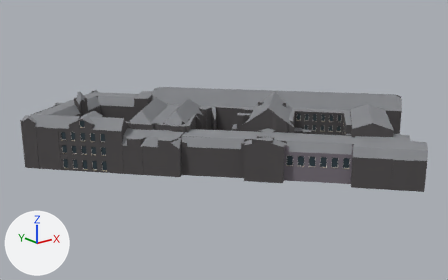
The glTF model public/canal-drive/models/ordinary-buildings/recipe-large-pand-165427.glb as it was, and as the next commit left it.
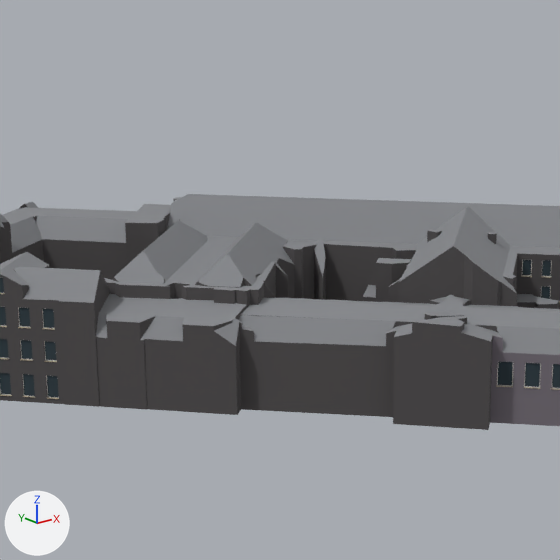
Each version appears first whole from a 50 mm camera at (-133.1, -168.3, 74.7) aimed at (-0.4, -2.4, 8.3), and next in a close-up on the part from 18% to 70% of the width and 3% to 85% of the height. Arrows for +X, +Y and +Z are at lower left; the lights stay in place. The older version's two pictures come first. Vertices at exactly the same position are counted once.

Script lines for the objects in view, before the commit:
```python
me_pand_165427 = bpy.data.meshes.new('pand-165427')
me_pand_165427.from_pydata(...)  # 5927 vertices, 8855 faces; spans x -58.7..62.1, y -64.5..59.0, z 0.0..23.2
me_pand_165427.materials.append(mat_413e3f_brick_measured)  # dark grey #413e3f
me_pand_165427.materials.append(mat_2a2a2a_door)  # black #2a2a2a
me_pand_165427.materials.append(mat_efece4_frame)  # white #efece4
me_pand_165427.materials.append(mat_6a4536_frame)  # brown #6a4536
me_pand_165427.materials.append(mat_2a3a42_glass)  # dark blue #2a3a42
me_pand_165427.materials.append(mat_87898d_slate_measured)  # grey #87898d
me_pand_165427.materials.append(mat_87898d_bitumen_measured)  # grey #87898d
me_pand_165427.materials.append(mat_c8bb9c_stone)  # beige #c8bb9c
me_pand_165427.materials.append(mat_4f4c4d_brick_measured)  # dark grey #4f4c4d
me_pand_165427.materials.append(mat_413f3d_brick_measured)  # dark grey #413f3d
me_pand_165427.materials.append(mat_414040_brick_measured)  # dark grey #414040
me_pand_165427.materials.append(mat_756e77_brick_measured)  # grey #756e77
me_pand_165427.materials.append(mat_574f49_brick_measured)  # dark grey #574f49
me_pand_165427.materials.append(mat_4f4c4d_brick_measured_grid)  # dark grey #4f4c4d
ob_pand_165427 = bpy.data.objects.new('pand-165427', me_pand_165427)
ob_pand_165427.location = (0.0, 0.0, 0.0)
```
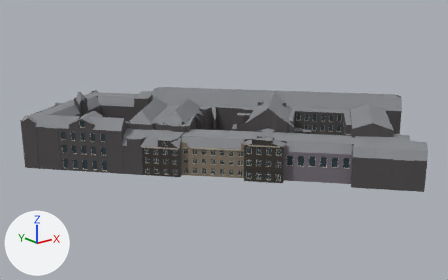
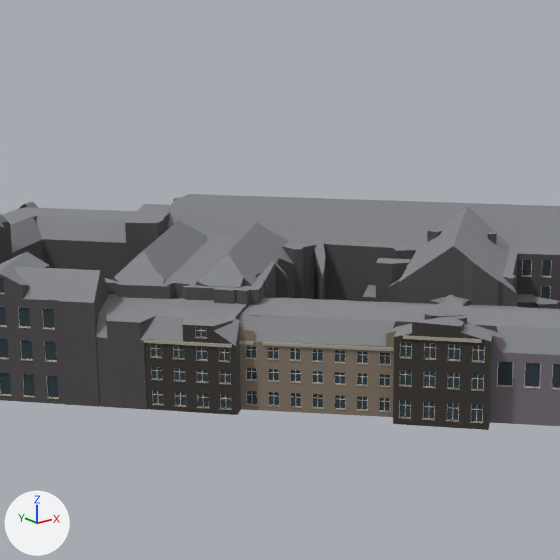
Diff of the bpy script that builds the scene:
```diff
--- a/public/canal-drive/models/ordinary-buildings/recipe-large-pand-165427.glb.py
+++ b/public/canal-drive/models/ordinary-buildings/recipe-large-pand-165427.glb.py
@@ mat_a8a294_stone @@
+mat_a8a294_stone = principled_material('a8a294_stone')
+mat_a8a294_stone.base_color = (0.392, 0.361, 0.296)  # grey #a8a294
+mat_a8a294_stone.roughness = 0.9
@@ mat_393430_brick_measured @@
+mat_393430_brick_measured = principled_material('393430_brick_measured')
+mat_393430_brick_measured.base_color = (0.0409, 0.0343, 0.0296)  # dark grey #393430
+mat_393430_brick_measured.roughness = 0.9
@@ mat_4f4c4d_brick @@
+mat_4f4c4d_brick = principled_material('4f4c4d_brick')
+mat_4f4c4d_brick.base_color = (0.0782, 0.0723, 0.0742)  # dark grey #4f4c4d
+mat_4f4c4d_brick.roughness = 0.9
@@ mat_857869_brick_measured @@
+mat_857869_brick_measured = principled_material('857869_brick_measured')
+mat_857869_brick_measured.base_color = (0.235, 0.188, 0.141)  # brown #857869
+mat_857869_brick_measured.roughness = 0.9
@@ mat_d8d4c8_frame @@
+mat_d8d4c8_frame = principled_material('d8d4c8_frame')
+mat_d8d4c8_frame.base_color = (0.687, 0.658, 0.578)  # light grey #d8d4c8
+mat_d8d4c8_frame.roughness = 0.9
@@ me_pand_165427 @@
 # used by ob_pand_165427; location = (0.0, 0.0, 0.0)
-me_pand_165427.from_pydata(...)  # 5927 vertices, 8855 faces; spans x -58.7..62.1, y -64.5..59.0, z 0.0..23.2
+me_pand_165427.from_pydata(...)  # 9867 vertices, 14246 faces; spans x -58.7..62.1, y -64.5..59.0, z 0.0..23.2
+# me_pand_165427 part 1: 7 vertices removed from x -26.6..-1.2, y -28.1..0.2, z 0.0; 1872 vertices added at x -30.5..1.1, y -30.6..4.4, z 0.7..12.8
+# me_pand_165427 part 2: 3 faces spanning x -20.0..-5.2, y -19.7..-3.8, z 10.1..12.8 switch from mat_4f4c4d_brick_measured_grid (dark grey #4f4c4d) to mat_857869_brick_measured (brown #857869)
+# other edits to the shape of me_pand_165427 do not show in these pictures
 me_pand_165427.materials.append(mat_413e3f_brick_measured)
@@ me_pand_165427 @@
 me_pand_165427.materials.append(mat_574f49_brick_measured)
+me_pand_165427.materials.append(mat_d8d4c8_frame)  # light grey #d8d4c8
+me_pand_165427.materials.append(mat_a8a294_stone)  # grey #a8a294
+me_pand_165427.materials.append(mat_393430_brick_measured)  # dark grey #393430
+me_pand_165427.materials.append(mat_4f4c4d_brick)  # dark grey #4f4c4d
```

Location of each change, (x1, y1, x2, y2) in pixels of the close-ups (560 x 560 px):
part 1 of me_pand_165427, cut back: before (144, 323, 488, 430); after (143, 323, 491, 430)
part 2 of me_pand_165427, recoloured: (239, 322, 396, 346) in both
